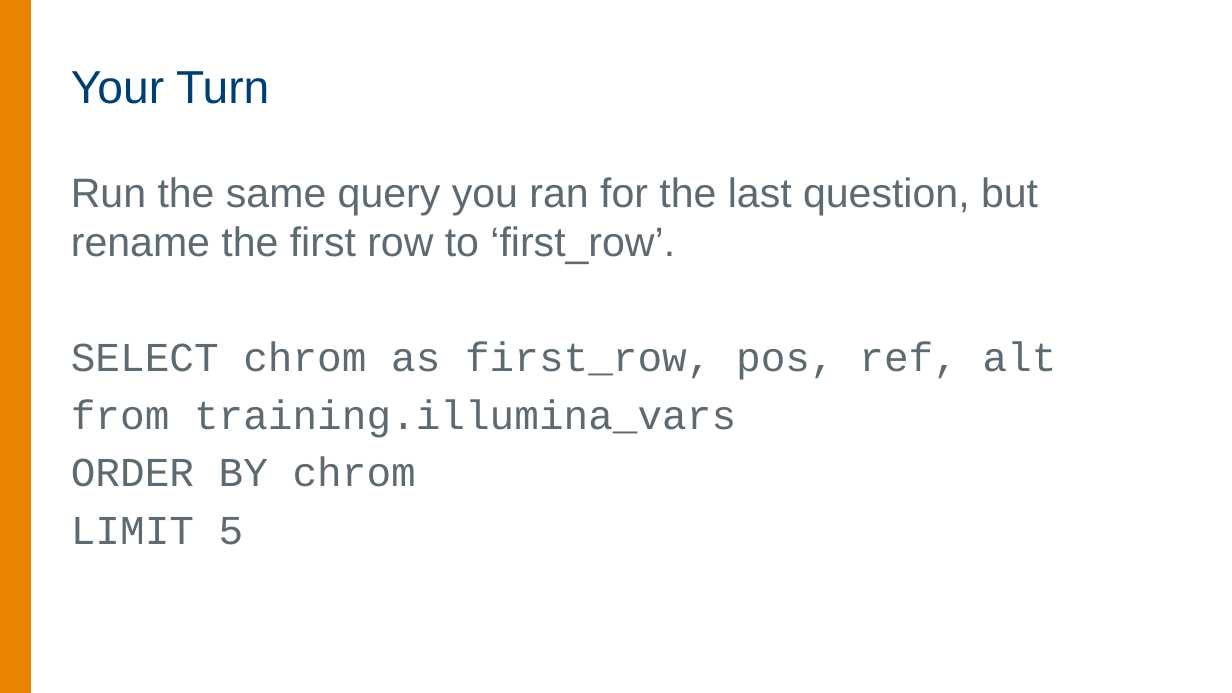
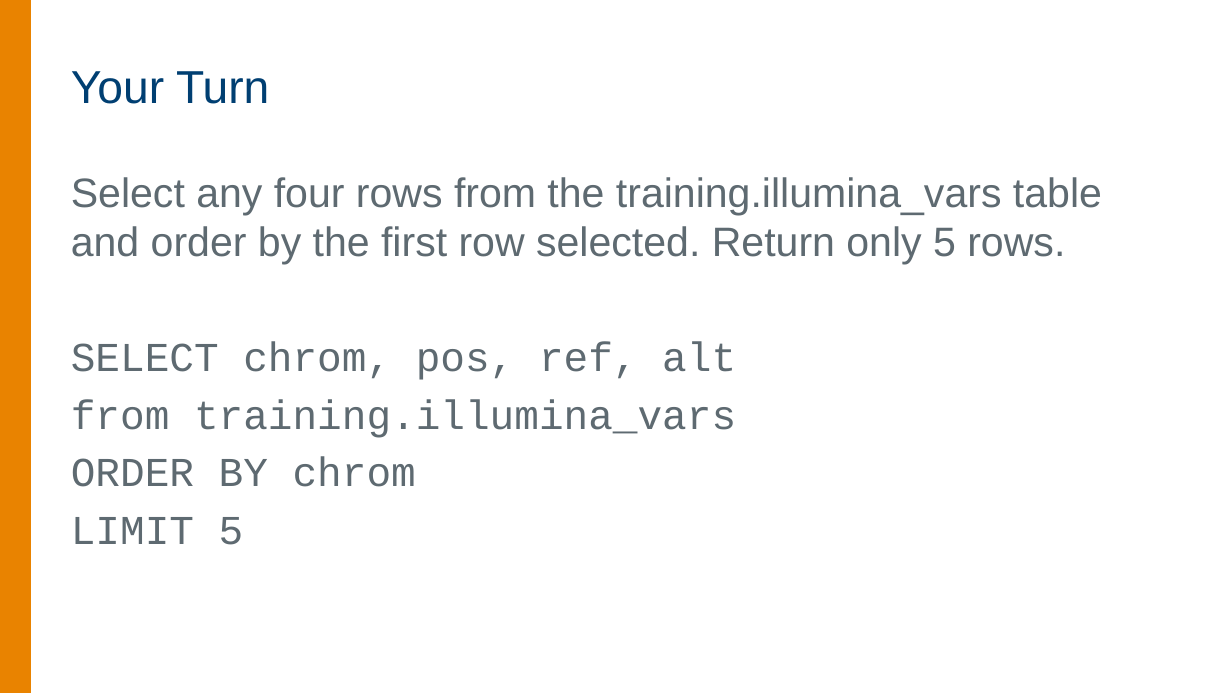
Before and after one commit to summerela/impala_scripts, a slide deck: slide 15 of training/Building Queries.pptx. Drawn at 1232x693 pixels with LibreOffice and Linux fonts; fonts in the diff are those of the drawing; background and template pictures are left out. Boxes give left, top, right and bottom in pixels: in the first picture for what was removed or moved away, otherwise in the second. Text is boxed around its words. In the diff, an @@ line names an element or a change of style, - is before the commit and + after.

```diff
--- a/training/Building Queries.pptx
+++ b/training/Building Queries.pptx
@@ text at (71,177,1102,380): text changed @@
-Run the same query you ran for the last question, but rename the first row to ‘first_row’.
-SELECT chrom as first_row, pos, ref, alt
+Select any four rows from the training.illumina_vars table and order by the first row selected. Return only 5 rows.
+SELECT chrom, pos, ref, alt
```
Also in this commit, not shown: 1 other slide changed, 7 slides added, 1 slide removed, 4 other files.
